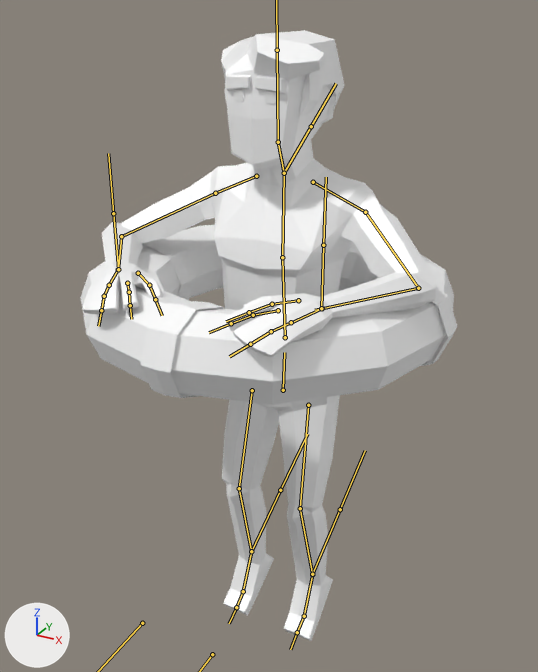
The FBX model Assets/Models/Human.fbx as it was, and as the next commit left it.
Both versions are drawn from a 50 mm camera at (0.943, -1.785, 1.861) aimed at (-0.022, -0.03, 0.984). Every picture has the same lights, and +X, +Y and +Z are marked at lower left. Both versions are drawn at frame 1 of the action 'Armature|Idle'; the numbers are the values there. The bones that bend it are drawn over the model as lines.

The first picture shows 'Character_Hair_Male_01', 'Character_Male_Face_01', 'Torus', 'Torus.002'.
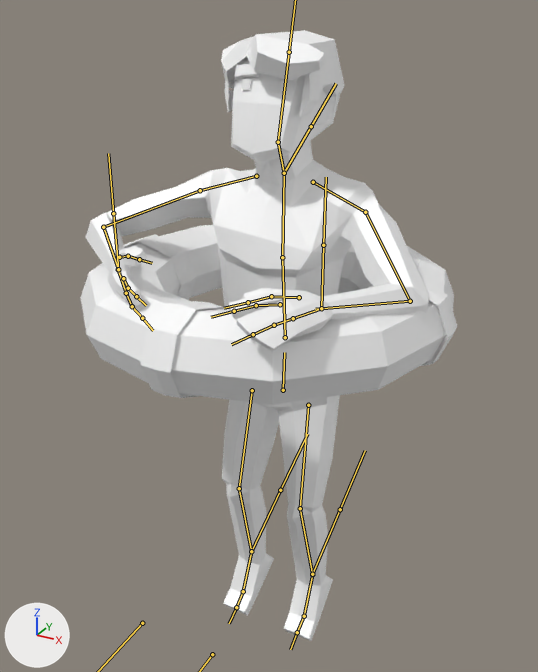
The change, as JSON lines over the scene's bpy script:
```json
{"block": "bone_head", "where": "bone_head = bpy.data.objects['Armature'].pose.bones['Head']  # child of 'Neck'"}
{"op": "set", "path": "bone_head.rotation_quaternion", "old": "(1.0, 0.0, 0.0, 0.0)", "new": "(0.99, -0.143, 0.0, 0.0)", "note": "degrees (0, 0, 0) -> degrees (-16, 0, 0)"}
{"block": "bone_upperarm_l", "where": "bone_upperarm_l = bpy.data.objects['Armature'].pose.bones['UpperArm.L']  # child of 'Shoulder.L'"}
{"op": "set", "path": "bone_upperarm_l.rotation_quaternion", "old": "(0.921, 0.341, 0.137, -0.13)", "new": "(0.905, 0.344, 0.134, -0.212)", "note": "degrees (39, 20, -9) -> degrees (38, 23, -18)"}
{"block": "bone_lowerarm_l", "where": "bone_lowerarm_l = bpy.data.objects['Armature'].pose.bones['LowerArm.L']  # child of 'UpperArm.L'"}
{"op": "set", "path": "bone_lowerarm_l.rotation_quaternion", "old": "(0.761, 0.643, -0.061, 0.064)", "new": "(0.763, 0.628, -0.079, 0.133)", "note": "degrees (80, -10, 1) -> degrees (78, -17, 6)"}
{"block": "bone_shoulder_r", "where": "bone_shoulder_r = bpy.data.objects['Armature'].pose.bones['Shoulder.R']  # child of 'Chest'"}
{"op": "set", "path": "bone_shoulder_r.rotation_quaternion", "old": "(1.0, 0.0, 0.0, 0.0)", "new": "(0.889, 0.314, 0.331, 0.042)", "note": "degrees (0, 0, 0) -> degrees (45, 34, 20)"}
{"block": "bone_upperarm_r", "where": "bone_upperarm_r = bpy.data.objects['Armature'].pose.bones['UpperArm.R']  # child of 'Shoulder.R'"}
{"op": "set", "path": "bone_upperarm_r.rotation_quaternion", "old": "(0.91, 0.375, -0.137, 0.11)", "new": "(0.971, -0.089, -0.105, 0.194)", "note": "degrees (44, -19, 6) -> degrees (-12, -10, 24)"}
{"block": "bone_lowerarm_r", "where": "bone_lowerarm_r = bpy.data.objects['Armature'].pose.bones['LowerArm.R']  # child of 'UpperArm.R'"}
{"op": "set", "path": "bone_lowerarm_r.rotation_quaternion", "old": "(0.769, 0.634, 0.002, -0.088)", "new": "(0.574, 0.339, 0.13, 0.734)", "note": "degrees (79, 7, -8) -> degrees (38, -20, 97)"}
```

Where the change shows, as pixel boxes [x1, y1, x2, y2] in the pictures (538 x 672 px):
```json
{"object": "Character_Male_Face_01", "change": "posed", "before": [82, 54, 436, 641], "after": [86, 56, 428, 641]}
{"bone": "Head", "before": "(278, 142) to (277, 50)", "after": "(278, 142) to (289, 52)"}
{"bone": "UpperArm.L", "before": "(365, 212) to (418, 288)", "after": "(365, 212) to (410, 301)"}
{"bone": "LowerArm.L", "before": "(418, 288) to (315, 310)", "after": "(410, 301) to (315, 309)"}
{"bone": "Shoulder.R", "before": "(256, 176) to (215, 193)", "after": "(256, 176) to (200, 190)"}
{"bone": "UpperArm.R", "before": "(215, 193) to (121, 236)", "after": "(200, 190) to (103, 227)"}
{"bone": "LowerArm.R", "before": "(121, 236) to (118, 272)", "after": "(103, 227) to (119, 272)"}
```
